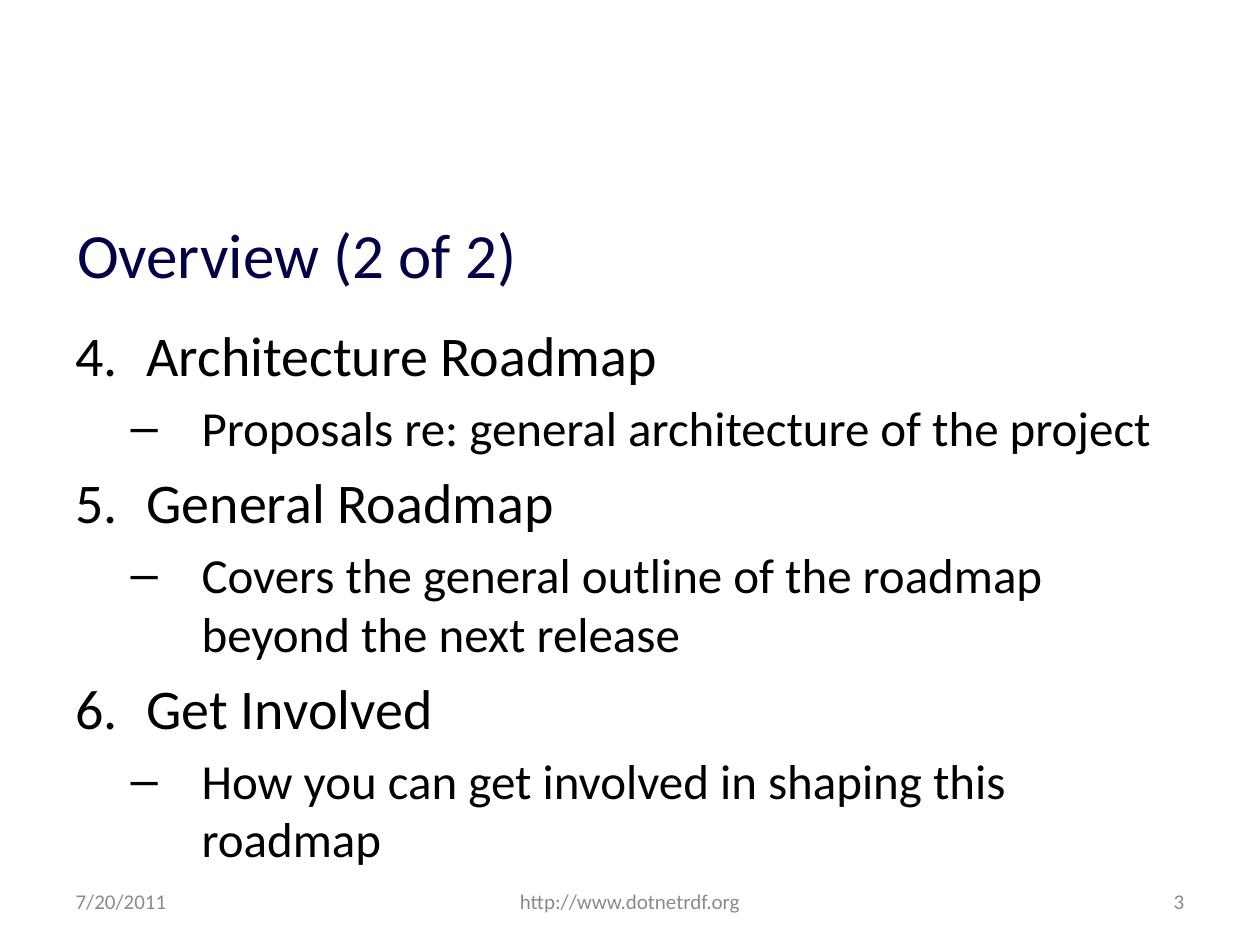
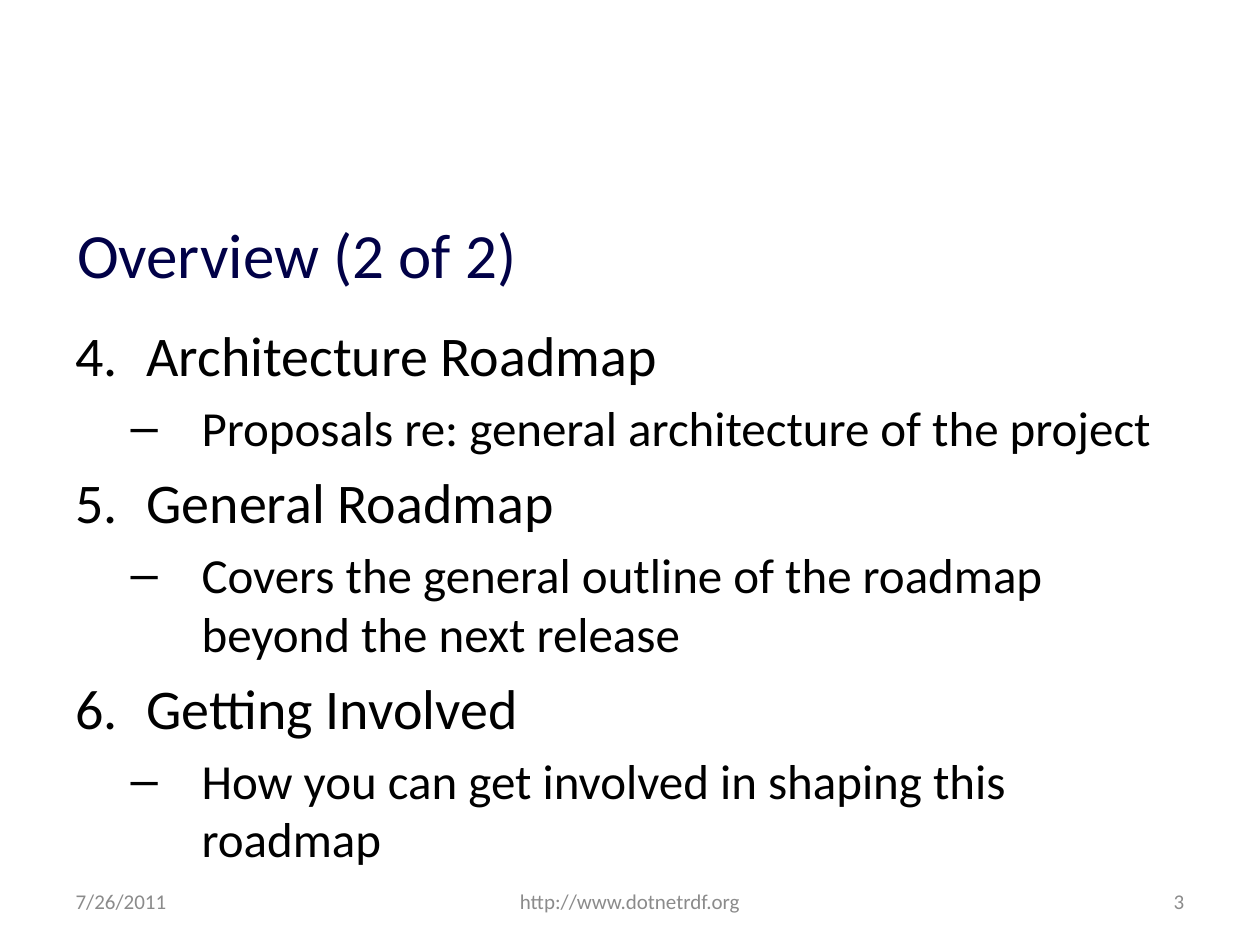
Before and after one commit to JohnGoldsmith/dotnetrdf-wiki, a slide deck: slide 3 of Slides/Roadmap.pptx. Drawn at 1260x945 pixels with LibreOffice and Linux fonts; fonts in the diff are those of the drawing; background and template pictures are left out. Boxes give left, top, right and bottom in pixels: in the first picture for what was removed or moved away, otherwise in the second. Text is boxed around its words. In the diff, an @@ line names an element or a change of style, - is before the commit and + after.

```diff
--- a/Slides/Roadmap.pptx
+++ b/Slides/Roadmap.pptx
@@ text at box(146, 690, 518, 739): text changed @@
-6. Get Involved
+6. Getting Involved
@@ text at box(76, 894, 167, 910): text changed @@
-7/20/2011
+7/26/2011
```
Also in this commit, not shown: 47 other slides changed, 5 slides added.
